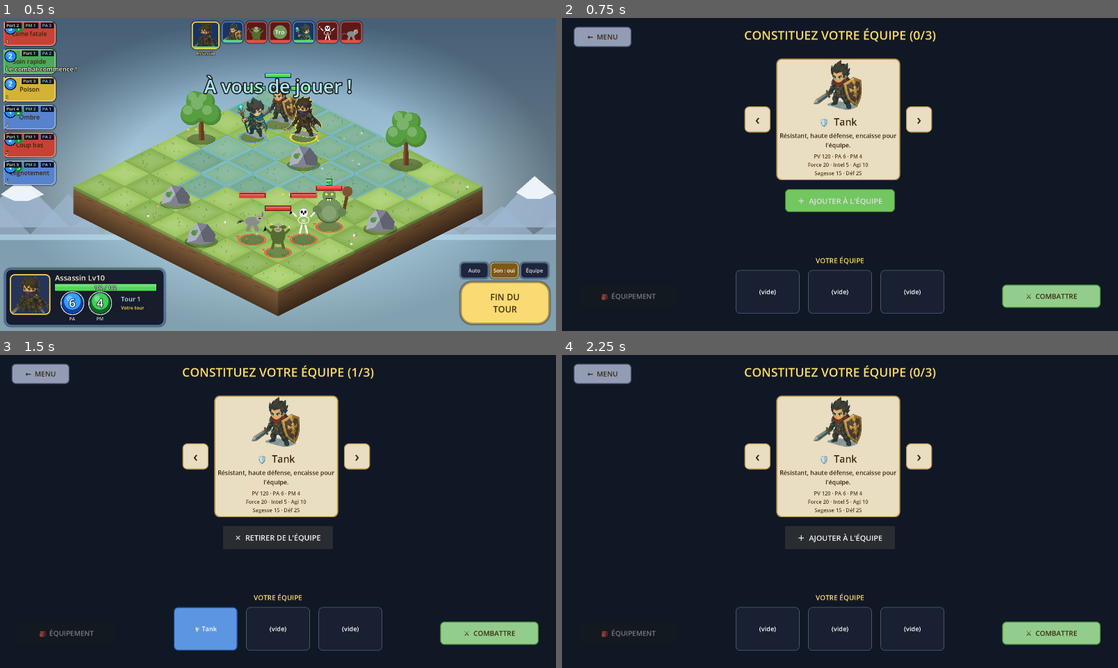
Above: before the commit, frames 1-4 (two rows, left to right).
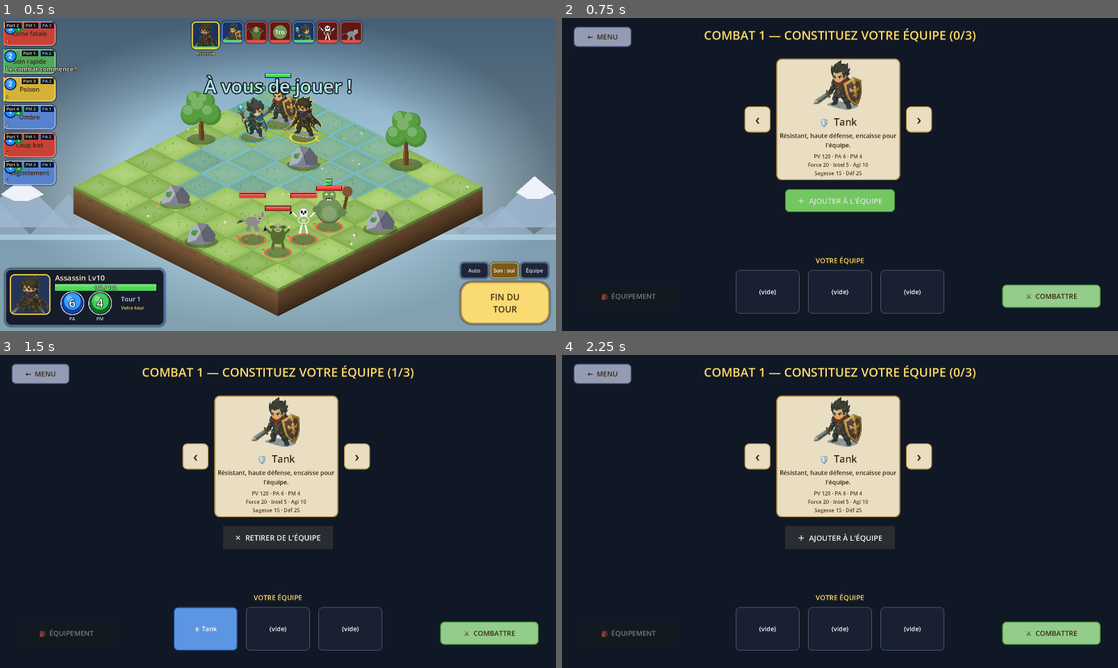
Above: after the commit, the same moments.

Repository: CharlieG42/Zimut
Game: Godot game, scene res://scenes/Main.tscn
Same seed, same stepped clock (60 frames per second), same inputs: the game is played once before the commit and once after it. This scene is started directly instead of the project's main scene.
Inputs:
- Up to frame 1 (0.5 s): no input
- Up to frame 2 (0.75 s): click "Équipe" at 0.5 s
- Up to frame 3 (1.5 s): click "＋ AJOUTER À L'ÉQUIPE" at 1.25 s
- Up to frame 4 (2.25 s): click "✕ RETIRER DE L'ÉQUIPE" at 2 s

Frame 1 is identical in both runs. In frame 2, 0.9% of the frame differs, in the area x 25-75%, y 3-8%; in frame 3, 0.9%; in frame 4, 0.9%.

Commit message:
feat(zimut): Continuer l'aventure, équipe conservée et boss tous les 4 combats
- Écran de victoire : bouton 'Continuer l'aventure' vers la sélection d'équipe
- Sélection d'équipe : équipe du combat précédent présélectionnée (modifiable),
  titre et bouton COMBATTRE affichent le n° de combat, le niveau des ennemis
  et l'alerte ☠ BOSS quand applicable
- Fenêtre de loots : annonce le prochain combat (n° et boss éventuel)
- Boss de fin de cycle (4e combat, puis tous les 4) : Dragonnet colossal
  (PV x3, attaque x1.5, défense x1.5, +1 PA/PM, vol, régénération 8 PV/tour)
  accompagné de 3 sbires (Gobelin, Squelette, Loup) avec 2 niveaux de moins
- ProgressionManager : next_fight_number() et is_boss_fight() ; BOSS_EVERY = 4
- Test headless tests/test_boss_flow.gd : progression 1-4-5, présélection,
  spawn boss + 3 sbires (tous verts)

Co-authored-by: CharlieG42 <CharlieG42@users.noreply.github.com>

Diff:
--- a/prototype/zimut/scripts/GameManager.gd
+++ b/prototype/zimut/scripts/GameManager.gd
@@ -266,13 +266,21 @@
 		players.append(player)
 		grid[pos.y][pos.x] = player
 
-	# ── Ennemis : 3 types fixes + 1 type aléatoire ─────────────────────────
-	var enemy_types: Array[String] = ["Gobelin", "Squelette", "Loup", "Troll" if _rng.randf() < 0.5 else "Dragonnet"]
+	# ── Ennemis : boss + 3 sbires tous les 4 combats, sinon 4 ennemis ─────
+	var lvl: int = int(active_save.get("level", DEFAULT_ENEMY_LEVEL)) if not active_save.is_empty() else DEFAULT_ENEMY_LEVEL
+	var boss_fight: bool = not active_save.is_empty() and ProgressionManager.is_boss_fight(active_save)
+	var enemy_types: Array[String] = []
+	if boss_fight:
+		enemy_types = ["Gobelin", "Squelette", "Loup", "BOSS"]
+	else:
+		enemy_types = ["Gobelin", "Squelette", "Loup", "Troll" if _rng.randf() < 0.5 else "Dragonnet"]
 	var enemies_data: Array = get_enemies_data()
 	for i: int in range(enemy_types.size()):
 		var etype: String = enemy_types[i]
 		var pos: Vector2i = ENEMY_SPAWNS[i]
-		var lvl: int = int(active_save.get("level", DEFAULT_ENEMY_LEVEL)) if not active_save.is_empty() else DEFAULT_ENEMY_LEVEL
+		if etype == "BOSS":
+			_spawn_boss(pos, lvl)
+			continue
 		var info: Dictionary = _find_best_match(enemies_data, "Type", etype, "Niveau", lvl)
 		if info.is_empty():
 			push_error("Ennemi '%s' introuvable dans ennemis.txt" % etype)
@@ -294,8 +302,37 @@
 			Combat.add_status(enemy, "regen", 999, 5.0)
 		if etype == "Dragonnet":
 			enemy["fly"] = true
+		if boss_fight:
+			enemy["name"] = "%s Lv%d" % [etype, maxi(1, lvl - 2)]
 		enemies.append(enemy)
 		grid[pos.y][pos.x] = enemy
+
+## Boss de fin de cycle : Dragonnet colossal, boss tous les 4 combats.
+## PV x3, attaques x1.5, +1 PA/PM, vole (comme un Dragonnet), régénère.
+func _spawn_boss(pos: Vector2i, lvl: int) -> void:
+	var enemies_data: Array = get_enemies_data()
+	var info: Dictionary = _find_best_match(enemies_data, "Type", "Dragonnet", "Niveau", lvl)
+	if info.is_empty():
+		push_error("Dragonnet introuvable dans ennemis.txt — boss remplacé par un Troll")
+		info = _find_best_match(enemies_data, "Type", "Troll", "Niveau", lvl)
+		if info.is_empty():
+			return
+	var pv: int = int(float(_csv_int(info, "PV", 120)) * ENEMY_HP_MULT * 3.0)
+	var atk: int = int(float(_csv_int(info, "Attaque", 20)) * 1.5)
+	var boss: Dictionary = _base_entity("☠ BOSS Dragonnet Lv%d" % lvl, "Enemy", "enemy", "Dragonnet", lvl, pos)
+	boss.merge({
+		"max_pv": pv, "current_pv": pv,
+		"force": atk, "intelligence": atk, "agility": atk / 2.0, "wisdom": 10,
+		"defense": int(float(_csv_int(info, "Défense", 15)) * 1.5),
+		"max_pa": _csv_int(info, "PA", 4) + 1, "current_pa": _csv_int(info, "PA", 4) + 1,
+		"max_pm": _csv_int(info, "PM", 3) + 1, "current_pm": _csv_int(info, "PM", 3) + 1,
+		"color": Color(0.9, 0.2, 0.1),
+	}, true)
+	boss["spells"] = Combat.enemy_spells("Dragonnet", atk)
+	boss["fly"] = true
+	Combat.add_status(boss, "regen", 999, 8.0)
+	enemies.append(boss)
+	grid[pos.y][pos.x] = boss
 
 
 func _stats_from_custom(m: Dictionary, classe: String) -> Dictionary:
--- a/prototype/zimut/scripts/ProgressionManager.gd
+++ b/prototype/zimut/scripts/ProgressionManager.gd
@@ -13,6 +13,7 @@
 const MAX_SAVES := 5
 const START_LEVEL := 10
 const LEVELS_PER_VICTORY := 2
+const BOSS_EVERY := 4
 
 ## Emplacements d'équipement par personnage (clé -> type d'item accepté)
 const EQUIP_SLOTS := {
@@ -208,6 +209,13 @@
 	progression_changed.emit()
 	return data
 
+## Numéro du prochain combat (1 = premier). Boss tous les BOSS_EVERY combats.
+func next_fight_number(data: Dictionary) -> int:
+	return int(data.get("victories", 0)) + 1
+
+func is_boss_fight(data: Dictionary) -> bool:
+	return next_fight_number(data) % BOSS_EVERY == 0
+
 func _roll_loots(level: int) -> Array:
 	var count: int = _rng.randi_range(1, 3)
 	var out: Array = []
--- a/prototype/zimut/scripts/TeamSelectionUI.gd
+++ b/prototype/zimut/scripts/TeamSelectionUI.gd
@@ -45,10 +45,23 @@
 var _action_btn: Button
 var _team_slots: Array = []          # [Panel, ...]
 var _title: Label
+var _fight_btn: Button
 
 func _ready() -> void:
 	_load_classes()
 	_build()
+	_restore_previous_team()
+
+## Reprise de l'équipe du combat précédent (modifiable librement ensuite).
+func _restore_previous_team() -> void:
+	team.clear()
+	if GameManager.active_slot < 0 or GameManager.active_save.is_empty():
+		return
+	for m: Dictionary in GameManager.active_save.get("team", []):
+		var classe: String = String(m.get("classe", ""))
+		if classe != "" and classes.has(classe) and not team.has(classe):
+			team.append(classe)
+	refresh()
 
 func _load_classes() -> void:
 	# Stats depuis classes.txt (meilleur niveau), fallback méta
@@ -253,8 +266,9 @@
 		team_row.add_child(slot)
 		_team_slots.append(slot)
 
-	# Bouton COMBATTRE
+	# Bouton COMBATTRE (texte actualisé dans refresh())
 	var go := _std_btn("⚔  COMBATTRE", Color(0.35, 0.70, 0.30))
+	_fight_btn = go
 	go.set_anchors_and_offsets_preset(Control.PRESET_BOTTOM_RIGHT)
 	go.offset_left = -400.0
 	go.offset_right = -60.0
@@ -421,7 +435,26 @@
 			Color(0.45, 0.78, 0.38) if not full else Color(0.4, 0.4, 0.42),
 			Color(0.25, 0.5, 0.2) if not full else Color(0.3, 0.3, 0.32), 14, 3))
 
-	_title.text = "CONSTITUEZ VOTRE ÉQUIPE (%d/%d)" % [team.size(), MAX_TEAM_SIZE]
+	var fight_no: int = 1
+	var boss_fight: bool = false
+	var next_lvl: int = 0
+	if GameManager.active_slot >= 0 and not GameManager.active_save.is_empty():
+		fight_no = ProgressionManager.next_fight_number(GameManager.active_save)
+		boss_fight = ProgressionManager.is_boss_fight(GameManager.active_save)
+		next_lvl = int(GameManager.active_save.get("level", 0))
+	if boss_fight:
+		_title.text = "COMBAT %d — ☠ AFFRONTEZ LE BOSS ! (%d/%d)" % [fight_no, team.size(), MAX_TEAM_SIZE]
+		_title.add_theme_color_override("font_color", Color(1.0, 0.4, 0.3))
+	else:
+		_title.text = "COMBAT %d — CONSTITUEZ VOTRE ÉQUIPE (%d/%d)" % [fight_no, team.size(), MAX_TEAM_SIZE]
+		_title.add_theme_color_override("font_color", Color(1.0, 0.86, 0.4))
+	if _fight_btn:
+		if boss_fight:
+			_fight_btn.text = "☠  COMBATTRE LE BOSS (nv%d)" % next_lvl
+		elif next_lvl > 0:
+			_fight_btn.text = "⚔  COMBATTRE — ennemis nv%d" % next_lvl
+		else:
+			_fight_btn.text = "⚔  COMBATTRE"
 
 	# Aperçu
 	for i: int in range(MAX_TEAM_SIZE):
--- a/prototype/zimut/scripts/UIManager.gd
+++ b/prototype/zimut/scripts/UIManager.gd
@@ -473,6 +473,14 @@
 	_over_sub.add_theme_font_size_override("font_size", 28)
 	_over_sub.horizontal_alignment = HORIZONTAL_ALIGNMENT_CENTER
 	box.add_child(_over_sub)
+	var cont_btn: Button = _big_button("Continuer l'aventure")
+	if game_manager.active_save.is_empty() or game_manager.active_slot < 0:
+		cont_btn.disabled = true
+		cont_btn.tooltip_text = "Nécessite une partie active."
+	cont_btn.pressed.connect(func() -> void:
+		Sfx.play("click")
+		get_tree().change_scene_to_file("res://scenes/TeamSelection.tscn"))
+	box.add_child(cont_btn)
 	var again: Button = _big_button("Rejouer")
 	again.pressed.connect(func() -> void:
 		Sfx.play("click")
@@ -719,7 +727,11 @@
 	panel.add_child(box)
 
 	var title := Label.new()
-	title.text = "VICTOIRE !  Ennemis niveau %d au prochain combat" % int(save.get("level", 10))
+	var fight_no: int = ProgressionManager.next_fight_number(save)
+	if ProgressionManager.is_boss_fight(save):
+		title.text = "VICTOIRE !  Prochain combat (%d) : ☠ BOSS et ses sbires !" % fight_no
+	else:
+		title.text = "VICTOIRE !  Ennemis niveau %d au prochain combat (%d)" % [int(save.get("level", 10)), fight_no]
 	title.add_theme_font_size_override("font_size", 28)
 	title.add_theme_color_override("font_color", Color(0.22, 0.15, 0.05))
 	box.add_child(title)
--- /dev/null
+++ b/prototype/zimut/tests/test_boss_flow.gd
@@ -0,0 +1,88 @@
+extends SceneTree
+## Flux complet : victoires -> boss au 4e combat -> préselection d'équipe.
+
+var pm: Node
+
+func _init() -> void:
+	pm = load("res://scripts/ProgressionManager.gd").new()
+	pm.name = "ProgressionManagerTest"
+	root.add_child.call_deferred(pm)
+	_boot.call_deferred()
+
+func _boot() -> void:
+	var data = pm.new_game(0, "TestBoss")
+	data["team"] = [{"classe": "Tank", "equipment": {}}, {"classe": "Mage", "equipment": {}}, {"classe": "Heal", "equipment": {}}]
+	pm.write_save(0, data)
+
+	# Combat 1, 2, 3 : pas de boss
+	for i in range(3):
+		var d = pm.load_save(0)
+		var is_boss = pm.is_boss_fight(d)
+		var n = pm.next_fight_number(d)
+		print("combat %d: boss=%s (attendu false)" % [n, is_boss])
+		assert(not is_boss)
+		pm.register_victory(d)
+		pm.write_save(0, d)
+
+	# Combat 4 : boss !
+	var d4 = pm.load_save(0)
+	print("combat %d: boss=%s (attendu true)" % [pm.next_fight_number(d4), pm.is_boss_fight(d4)])
+	assert(pm.is_boss_fight(d4))
+	print("niveau partie après 3 victoires:", d4["level"], "(attendu 16)")
+
+	# Combat 5 : retour à la normale
+	pm.register_victory(d4)
+	pm.write_save(0, d4)
+	var d5 = pm.load_save(0)
+	print("combat %d: boss=%s (attendu false)" % [pm.next_fight_number(d5), pm.is_boss_fight(d5)])
+	assert(not pm.is_boss_fight(d5))
+	print("PROGRESSION OK")
+
+	# Préselection d'équipe : TeamSelection doit reprendre la team sauvegardée
+	var gm = root.get_node("/root/GameManager")
+	gm.active_slot = 0
+	gm.active_save = pm.load_save(0)
+	var sc = (load("res://scenes/TeamSelection.tscn") as PackedScene).instantiate()
+	root.add_child(sc)
+	await process_frame
+	await process_frame
+	print("team présélectionnée:", sc.team, "(attendu [Tank, Mage, Heal])")
+	assert(sc.team == ["Tank", "Mage", "Heal"])
+	print("title:", sc._title.text)
+	print("bouton combat:", sc._fight_btn.text)
+	print("PRÉSELECTION OK")
+
+	# Spawn des ennemis avec boss : simuler via GameManager
+	gm.active_save = pm.load_save(0)
+	pm.register_victory(gm.active_save)  # aller au combat 8 (boss)
+	pm.register_victory(gm.active_save)
+	pm.register_victory(gm.active_save)
+	pm.write_save(0, gm.active_save)
+	gm.active_save = pm.load_save(0)
+	print("prochain combat:", pm.next_fight_number(gm.active_save), "boss:", pm.is_boss_fight(gm.active_save))
+
+	# reset + spawn (comme Main.tscn le ferait)
+	gm.init_grid()
+	gm.init_entities()
+	await process_frame
+	var bosses: Array = []
+	var minions: Array = []
+	for e in gm.enemies:
+		if String(e.get("name", "")).contains("BOSS"):
+			bosses.append(e)
+		else:
+			minions.append(e)
+	print("ennemis:", gm.enemies.size(), "boss:", bosses.size(), "sbires:", minions.size())
+	assert(bosses.size() == 1)
+	assert(minions.size() == 3)
+	if bosses.size() > 0:
+		var b = bosses[0]
+		print("BOSS:", b["name"], "PV:", b["max_pv"], "atk:", b["force"], "PA:", b["max_pa"], "PM:", b["max_pm"])
+	for m in minions:
+		print("sbire:", m["name"], "PV:", m["max_pv"])
+	print("BOSS FLOW OK")
+
+	gm.active_slot = -1
+	gm.active_save = {}
+	pm.delete_save(0)
+	quit(0)
